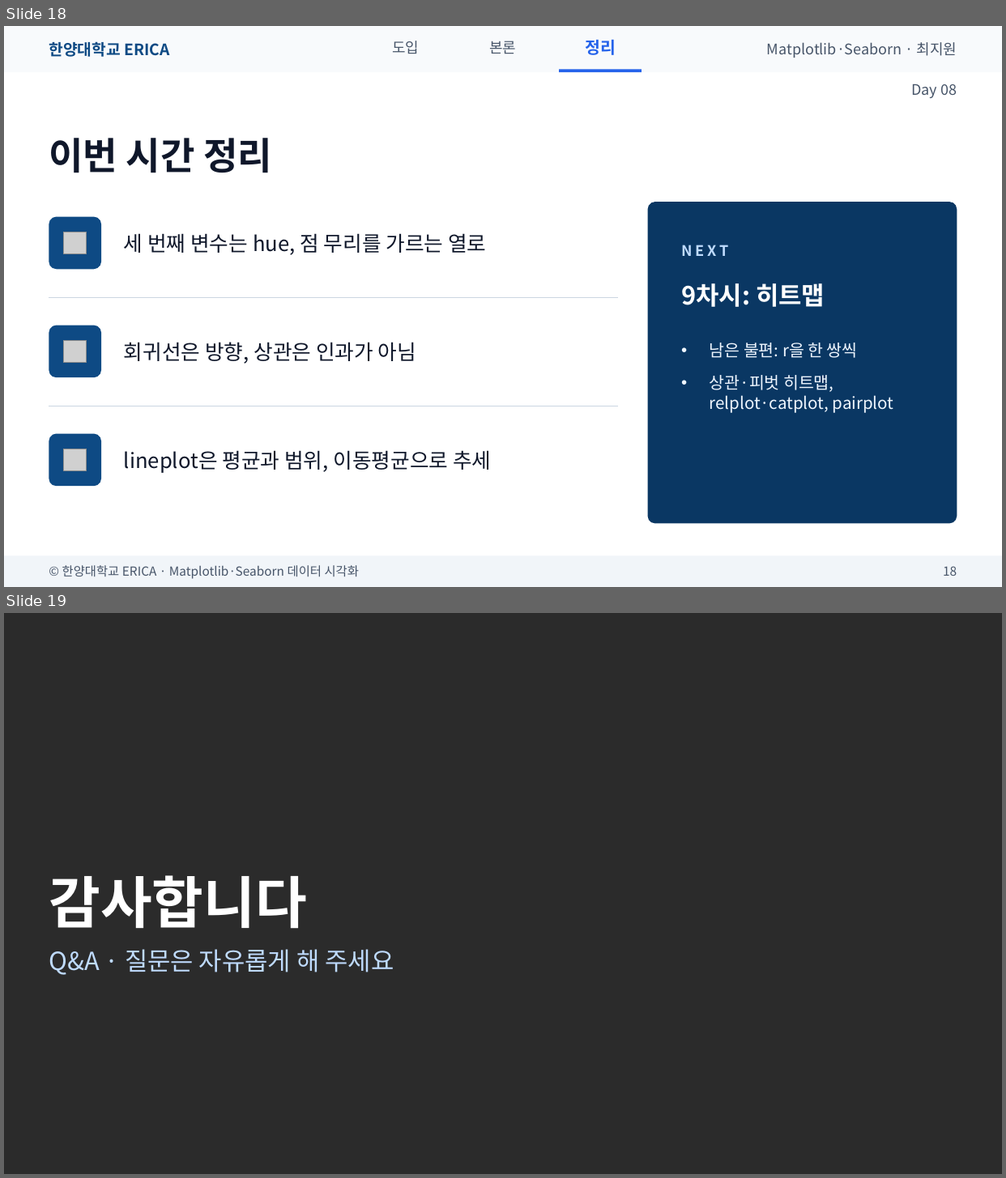
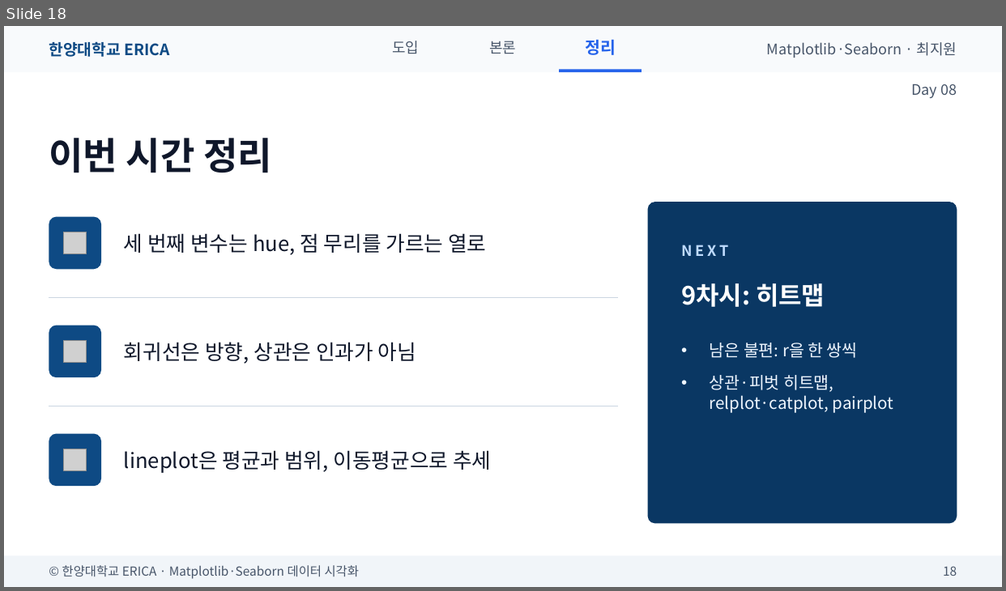
Before and after one commit to wonguwon/generate_lesson, a slide deck: materials/matplotlib-seaborn/ppt/Day08/Day08_관계와추세그래프.pptx. Shown one above the other, each under a label of ours: slides 18 and 19 before the commit, slide 18 after it. The pictures are 1006x1178 and 1006x591 pixels, drawn with LibreOffice and Linux fonts; fonts in the diff are those of the drawing; grey boxes stand for pictures; background and template pictures are left out; a plain dark background stands for a picture behind light text. Boxes give left, top, right and bottom in pixels: in the first picture for what was removed or moved away, otherwise in the second. Text is boxed around its words. In the diff, an @@ line names an element or a change of style, - is before the commit and + after.

```diff
--- a/materials/matplotlib-seaborn/ppt/Day08/Day08_관계와추세그래프.pptx
+++ b/materials/matplotlib-seaborn/ppt/Day08/Day08_관계와추세그래프.pptx
@@ slide 19 removed at (x1=4, y1=613, x2=1002, y2=1174), background picture (left out) @@
@@ title removed at (x1=49, y1=875, x2=307, y2=929) @@
-감사합니다
@@ text removed at (x1=49, y1=949, x2=394, y2=975) @@
-Q&A · 질문은 자유롭게 해 주세요
```
Also in this commit, not shown: 14 other files.
